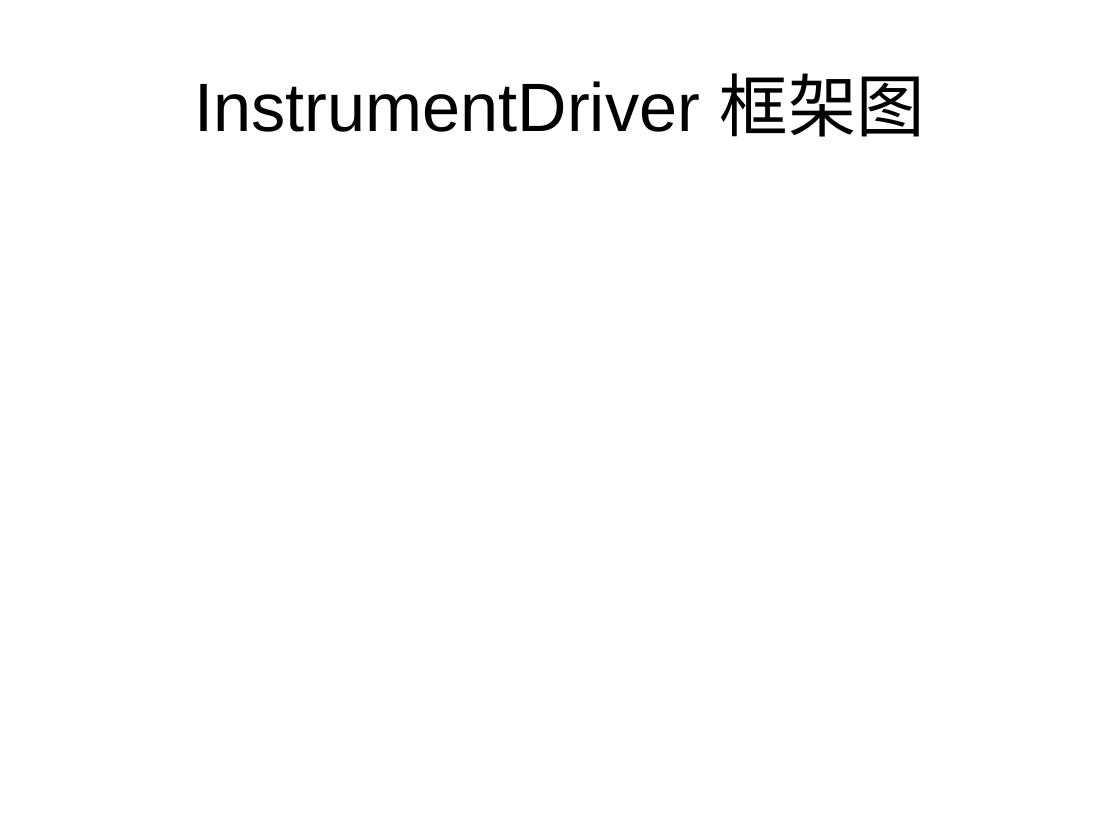
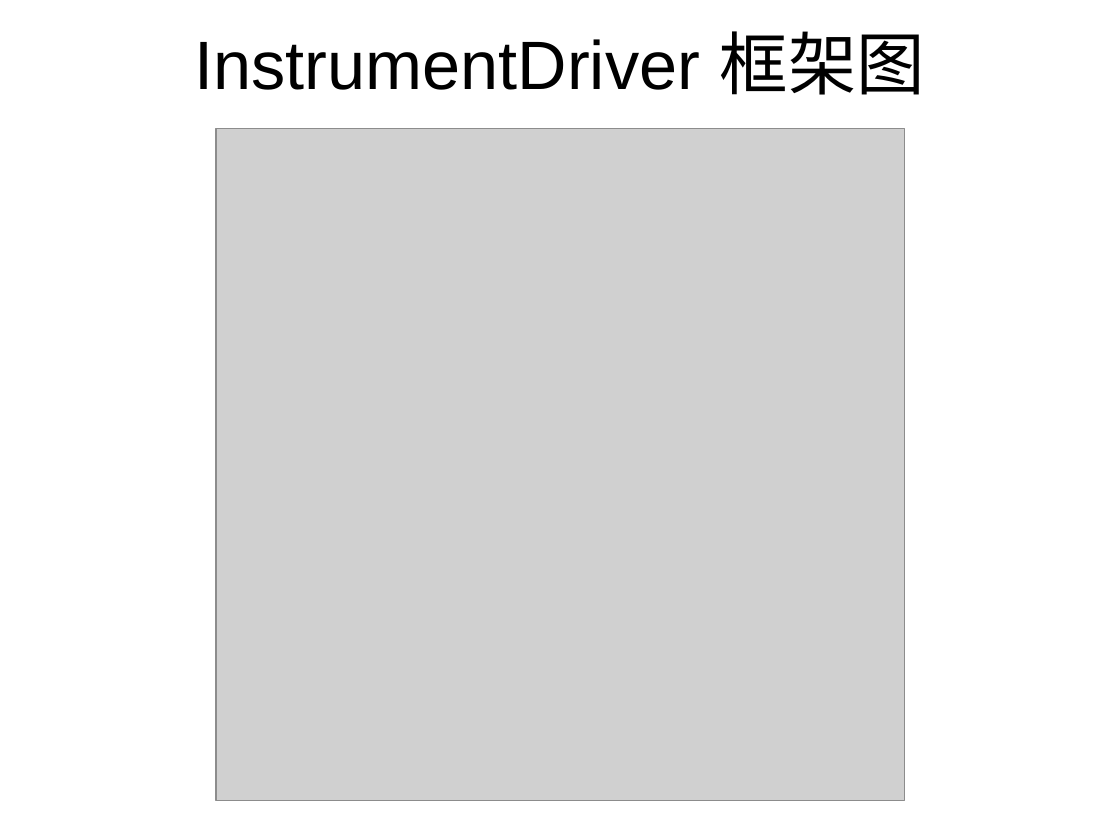
Before and after one commit to qxs820624/athrun, a slide deck: slide 9 of iOS/InstrumentDriver/Athrun Instrument Driver.pptx. Drawn at 1120x840 pixels with LibreOffice and Linux fonts; fonts in the diff are those of the drawing; grey boxes stand for pictures; background and template pictures are left out. Boxes give left, top, right and bottom in pixels: in the first picture for what was removed or moved away, otherwise in the second. Text is boxed around its words. In the diff, an @@ line names an element or a change of style, - is before the commit and + after.

```diff
--- a/iOS/InstrumentDriver/Athrun Instrument Driver.pptx
+++ b/iOS/InstrumentDriver/Athrun Instrument Driver.pptx
@@ title "InstrumentDriver 框架图": place and size @@
-title "InstrumentDriver 框架图" at (195,73,925,137)
+title "InstrumentDriver 框架图" at (195,31,925,95)
@@ picture added at (216,129,905,801) @@
```
Also in this commit, not shown: 4 slides added, 2 other files.
